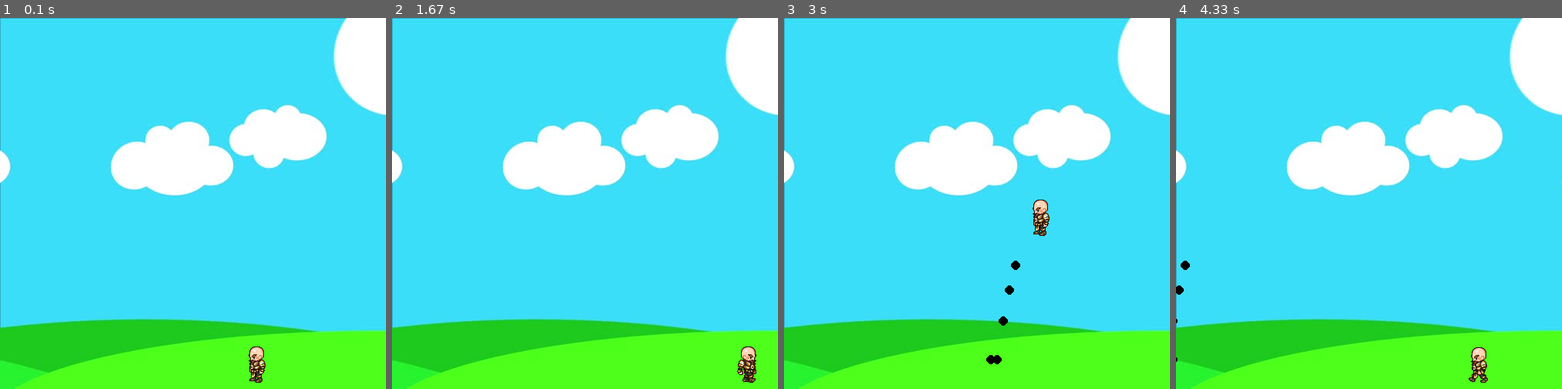
Above: before the commit, frames 1-4 (left to right).
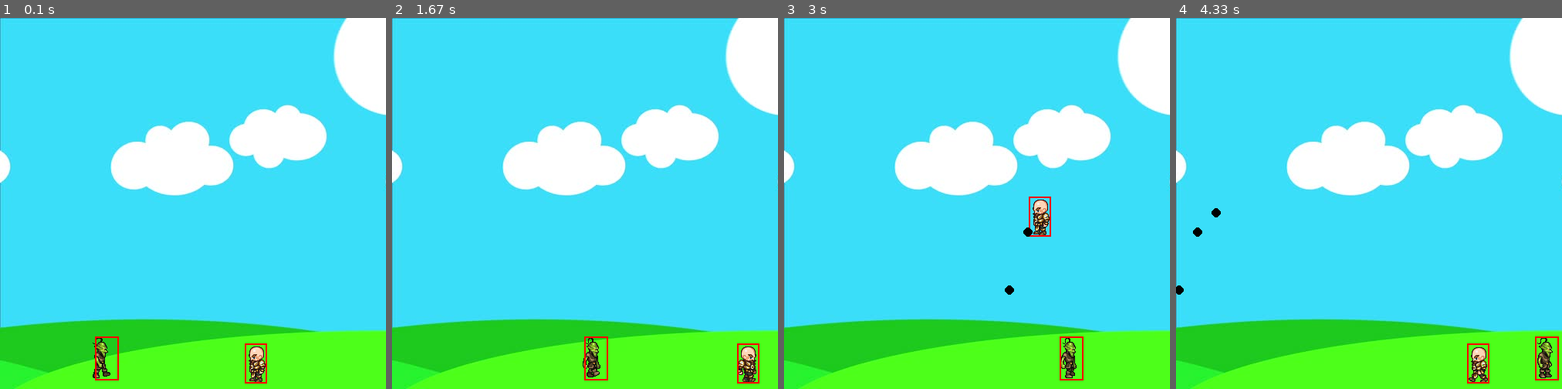
Above: after the commit, the same moments.

Repository: Genosha55/pygame_basics
Game: pygame game, started from main.py
The game is run twice, just before and just after one commit, with the same random seed, the same clock (stepped at 60 frames per second) and the same inputs.
Inputs:
- Up to frame 1 (0.1 s): no input
- Up to frame 2 (1.67 s): hold Right 0.33-0.8 s; hold Up 0.83-1.13 s; hold Right 1.17-1.63 s
- Up to frame 3 (3 s): hold Left 1.67-2.2 s; hold Left 2.23-2.63 s; hold Space from 2.67 s (still down); hold Up from 2.67 s (still down)
- Up to frame 4 (4.33 s): release Space at 3.03 s; release Up at 3.03 s; hold Right 3.47-4.1 s; hold Left from 4.13 s (still down)

The runs differ from the first frame. In frame 1, 0.5% of the frame differs, in the area x 24-70%, y 85-99%; in frame 2, 0.6%; in frame 3, 0.8%, in the area x 52-78%, y 48-98%; in frame 4, 0.7%.

Commit message:
added hitbox and collision

Diff:
--- a/main.py
+++ b/main.py
@@ -18,11 +18,10 @@
 walkRight = []
 walkLeft = []
 for index in range(9):
-    image = pygame.image.load('images/R' + str(index+1) + '.png')
-    walkRight.append(image)
-for index in range(9):
-    image = pygame.image.load('images/L' + str(index+1) + '.png')
-    walkLeft.append(image)
+    imageR = pygame.image.load('images/hero_images/R' + str(index+1) + '.png')
+    walkRight.append(imageR)
+    imageL = pygame.image.load('images/hero_images/L' + str(index+1) + '.png')
+    walkLeft.append(imageL)
 bg = pygame.image.load('images/bg.jpg')
 char = pygame.image.load('images/standing.png')
 
@@ -41,6 +40,7 @@
         self.right = False
         self.walkCount = 0
         self.standing = True
+        self.hitbox = (self.x + 17, self.y + 11, 29, 52) # a rectangle
 
     def draw(self, win):
         if self.walkCount + 1 >= 27:
@@ -58,6 +58,8 @@
                 win.blit(walkRight[0], (self.x, self.y))
             else:
                 win.blit(walkLeft[0], (self.x, self.y))
+        self.hitbox = (self.x + 17, self.y + 11, 29, 52)
+        pygame.draw.rect(win, RED, self.hitbox, 2)
 
 
 class Projectile(object):
@@ -72,26 +74,93 @@
     def draw(self, win):
         pygame.draw.circle(win, self.color, (self.x, self.y), self.radius)
 
+class Enemy(object):
+    walkRight = []
+    walkLeft = []
+    for index in range(11):
+        imageR = pygame.image.load('images/enemy_images/R' + str(index+1) + 'E.png')
+        walkRight.append(imageR)
+        imageL = pygame.image.load('images/enemy_images/L' + str(index+1) + 'E.png')
+        walkLeft.append(imageL)
+
+    def __init__(self, x, y, width, height, end):
+        self.x = x
+        self.y = y
+        self.width = width
+        self.height = height
+        self.end = end
+        self.path = [x, end]
+        self.walkCount = 0
+        self.vel = 3
+        self.hitbox = (self.x + 17, self.y + 2, 31, 57)
+
+    def draw(self,win):
+        self.move()
+        if self.walkCount + 1 >= 33:
+            self.walkCount = 0
+
+        if self.vel > 0:
+            win.blit(self.walkRight[self.walkCount//3],
+            (self.x, self.y))
+            self.walkCount += 1
+        else:
+            win.blit(self.walkLeft[self.walkCount//3],
+            (self.x, self.y))
+            self.walkCount += 1
+        self.hitbox = (self.x + 17, self.y + 2, 31, 57)
+        pygame.draw.rect(win, RED, self.hitbox, 2)
+
+    def move(self):
+        if self.vel > 0:
+            if self.x + self.vel < self.path[1]:
+                self.x += self.vel
+            else:
+                self.vel = self.vel * -1
+                self.walkCount = 0
+        else:
+            if self.x - self.vel > self.path[0]:
+                self.x += self.vel
+            else:
+                self.vel = self.vel * -1
+                self.walkCount = 0
+
+    def hit(self):
+        print("hit")
+
 def redrawGameWindow():
 
     win.blit(bg, (0,0))
     hero.draw(win)
+    goblin.draw(win)
     for bullet in bullets:
         bullet.draw(win)
     pygame.display.update()
 
 # mainloop
 hero = Player(300, 410, 64, 64) # create a player
+goblin = Enemy(100, 410, 64, 64, 450)
+shootLoop = 0 # set up as a timer
 bullets = []
 run = True
 while run:
     clock.tick(FPS)
 
+    if shootLoop > 0:
+        shootLoop += 1
+    if shootLoop > 3:
+        shootLoop = 0
+
     for event in pygame.event.get():
         if event.type == pygame.QUIT:
             run  = False
 
-    for bullet in bullets:
+    for bullet in bullets: # bullet movement
+        if bullet.y - bullet.radius < goblin.hitbox[1] + goblin.hitbox[3] and bullet.y + bullet.radius > goblin.hitbox[1]:
+            if bullet.x + bullet.radius > goblin.hitbox[0] and bullet.x - bullet.radius < goblin.hitbox[0] + goblin.hitbox[2]:
+                goblin.hit()
+                bullets.pop(bullets.index(bullet))
+
+
         if bullet.x < 500 and bullet.x > 0:
             bullet.x += bullet.vel  # vel is directional +/-
         else:
@@ -99,7 +168,7 @@
 
     keys = pygame.key.get_pressed()
 
-    if keys[pygame.K_SPACE]:
+    if keys[pygame.K_SPACE] and shootLoop == 0:
         if hero.left:
             facing = -1
         elif hero.right:
@@ -108,6 +177,8 @@
         if len(bullets) < 5:
             bullets.append(Projectile(round(hero.x + hero.width // 2),
             round(hero.y + hero.height//2), 6, BLACK, facing))
+
+        shootLoop = 1
 
     if keys[pygame.K_LEFT] and hero.x > hero.vel:
         hero.x -= hero.vel
Renamed: images/L10E.png -> images/enemy_images/L10E.png
Renamed: images/L11E.png -> images/enemy_images/L11E.png
Renamed: images/L1E.png -> images/enemy_images/L1E.png
Renamed: images/L2E.png -> images/enemy_images/L2E.png
Renamed: images/L3E.png -> images/enemy_images/L3E.png
Renamed: images/L4E.png -> images/enemy_images/L4E.png
Renamed: images/L5E.png -> images/enemy_images/L5E.png
Renamed: images/L6E.png -> images/enemy_images/L6E.png
Renamed: images/L7E.png -> images/enemy_images/L7E.png
Renamed: images/L8E.png -> images/enemy_images/L8E.png
Renamed: images/L9E.png -> images/enemy_images/L9E.png
Renamed: images/R10E.png -> images/enemy_images/R10E.png
(and 28 more such lines)
